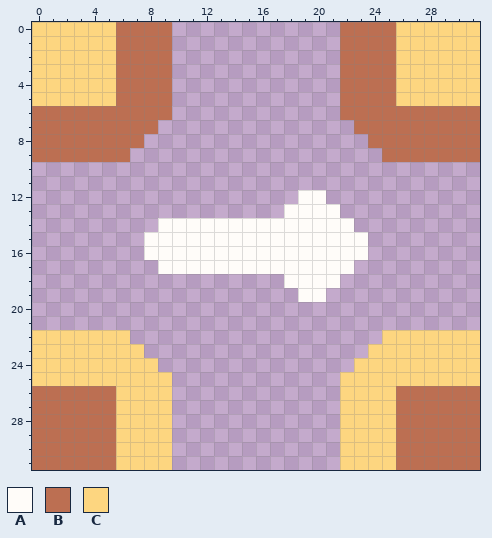
Pixel-art sprite -- sprites/blocks/liquids/directed-conduit/directed-conduit-top-3.png. The picture above was drawn from the file before the commit.
The file is 32x32 pixels.
Palette (. is transparent): A #fffcf9  B #bc6f52  C #fdd680
Pixels before, first column x 0:
 0 CCCCCCBBBB............BBBBCCCCCC
 1 CCCCCCBBBB............BBBBCCCCCC
 2 CCCCCCBBBB............BBBBCCCCCC
 3 CCCCCCBBBB............BBBBCCCCCC
 4 CCCCCCBBBB............BBBBCCCCCC
 5 CCCCCCBBBB............BBBBCCCCCC
 6 BBBBBBBBBB............BBBBBBBBBB
 7 BBBBBBBBB..............BBBBBBBBB
 8 BBBBBBBB................BBBBBBBB
 9 BBBBBBB..................BBBBBBB
10 ................................
11 ................................
12 ...................AA...........
13 ..................AAAA..........
14 .........AAAAAAAAAAAAAA.........
15 ........AAAAAAAAAAAAAAAA........
16 ........AAAAAAAAAAAAAAAA........
17 .........AAAAAAAAAAAAAA.........
18 ..................AAAA..........
19 ...................AA...........
20 ................................
21 ................................
22 CCCCCCC..................CCCCCCC
23 CCCCCCCC................CCCCCCCC
24 CCCCCCCCC..............CCCCCCCCC
25 CCCCCCCCCC............CCCCCCCCCC
26 BBBBBBCCCC............CCCCBBBBBB
27 BBBBBBCCCC............CCCCBBBBBB
28 BBBBBBCCCC............CCCCBBBBBB
29 BBBBBBCCCC............CCCCBBBBBB
30 BBBBBBCCCC............CCCCBBBBBB
31 BBBBBBCCCC............CCCCBBBBBB
The result:
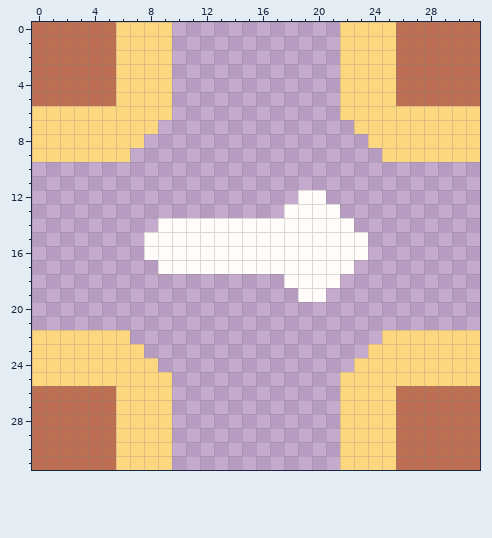
Edits made:
Changed rows in their new state; - is an unchanged pixel.
first column x 0:
 0 BBBBBBCCCC------------CCCCBBBBBB
 1 BBBBBBCCCC------------CCCCBBBBBB
 2 BBBBBBCCCC------------CCCCBBBBBB
 3 BBBBBBCCCC------------CCCCBBBBBB
 4 BBBBBBCCCC------------CCCCBBBBBB
 5 BBBBBBCCCC------------CCCCBBBBBB
 6 CCCCCCCCCC------------CCCCCCCCCC
 7 CCCCCCCCC--------------CCCCCCCCC
 8 CCCCCCCC----------------CCCCCCCC
 9 CCCCCCC------------------CCCCCCC
